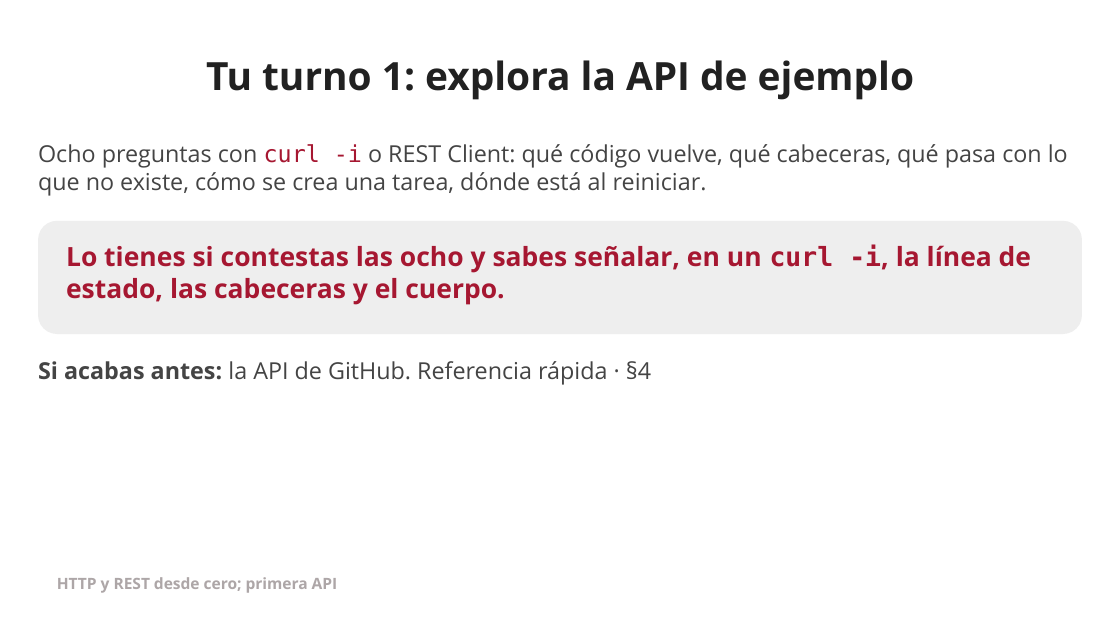
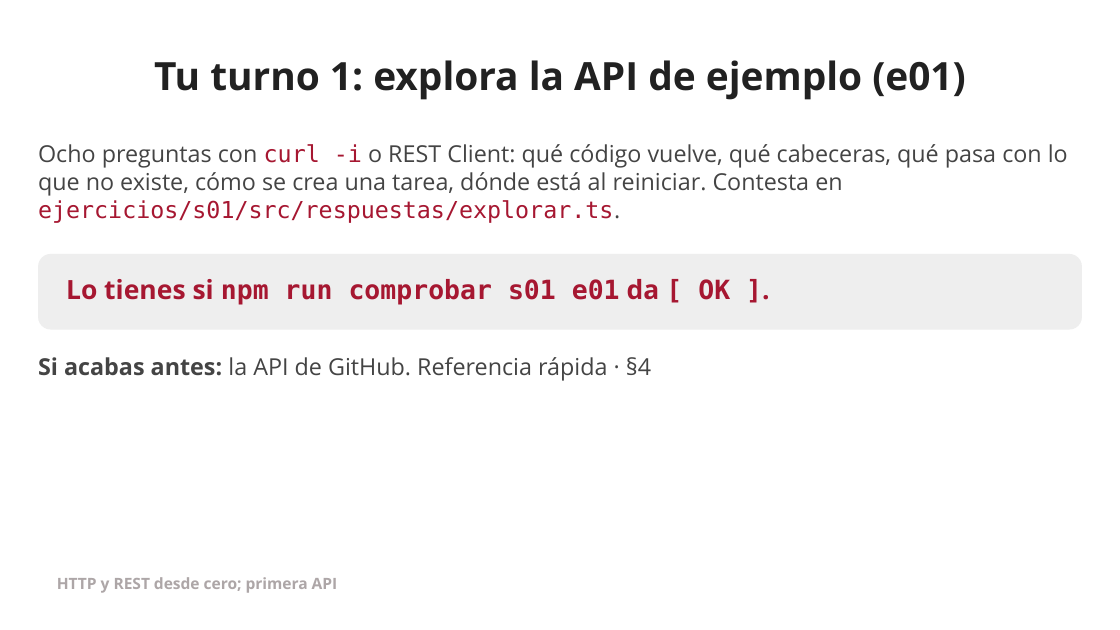
Before and after one commit to jserranof/formacion-openapi-jserranof, a slide deck: slide 28 of docs/sesiones/presentaciones/s01-presentacion.pptx. Drawn at 1120x630 pixels with LibreOffice and Linux fonts; fonts in the diff are those of the drawing; background and template pictures are left out. Boxes give left, top, right and bottom in pixels: in the first picture for what was removed or moved away, otherwise in the second. Text is boxed around its words. In the diff, an @@ line names an element or a change of style, - is before the commit and + after.

Commit message:
feat(s01): nueve ejercicios con pruebas, dos o tres por bloque
- e01 (explorar la API) y e02 (verbo y código): los Tu turno de los bloques 1
  y 2 se contestan en un fichero y se comprueban sin desvelar la respuesta.
- e05 (prioridad tipada), e06 (reto: filtro) y e08 (resumen, con la trampa
  del orden de las rutas) nuevos. Los de antes pasan a e03, e04, e07 y e09.
- comprobar: pistas de Content-Type legibles y sin «llega false».
- Referencia rápida, diapositivas, PPTX/PDF y práctica 1 al día.

```diff
--- a/docs/sesiones/presentaciones/s01-presentacion.pptx
+++ b/docs/sesiones/presentaciones/s01-presentacion.pptx
@@ text at box(154, 60, 966, 100): text changed @@
-Tu turno 1: explora la API de ejemplo
+Tu turno 1: explora la API de ejemplo (e01)
@@ text at box(38, 144, 1068, 223): text changed @@
-Ocho preguntas con curl -i o REST Client: qué código vuelve, qué cabeceras, qué pasa con lo que no existe, cómo se crea una tarea, dónde está al reiniciar.
+Ocho preguntas con curl -i o REST Client: qué código vuelve, qué cabeceras, qué pasa con lo que no existe, cómo se crea una tarea, dónde está al reiniciar. Contesta en ejercicios/s01/src/respuestas/explorar.ts.
@@ rounded rectangle: place and size @@
-rounded rectangle at box(38, 221, 1082, 334)
+rounded rectangle at box(38, 254, 1082, 330)
@@ text at box(66, 279, 730, 305): text changed; font Open Sans to DejaVu Sans Mono @@
-Lo tienes si contestas las ocho y sabes señalar, en un curl -i, la línea de estado, las cabeceras y el cuerpo.
+Lo tienes si npm run comprobar s01 e01 da [ OK ].
@@ text "Si acabas antes: la API ...": place and size @@
-text "Si acabas antes: la API ..." at box(38, 361, 651, 385)
+text "Si acabas antes: la API ..." at box(38, 357, 651, 381)
```
Also in this commit, not shown: 8 other slides changed, 21 other files.
